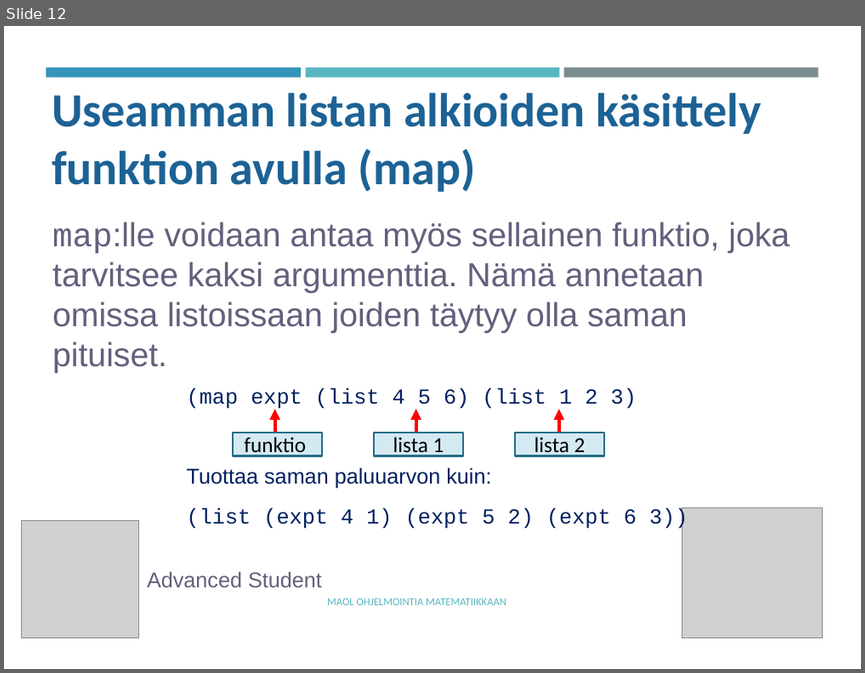
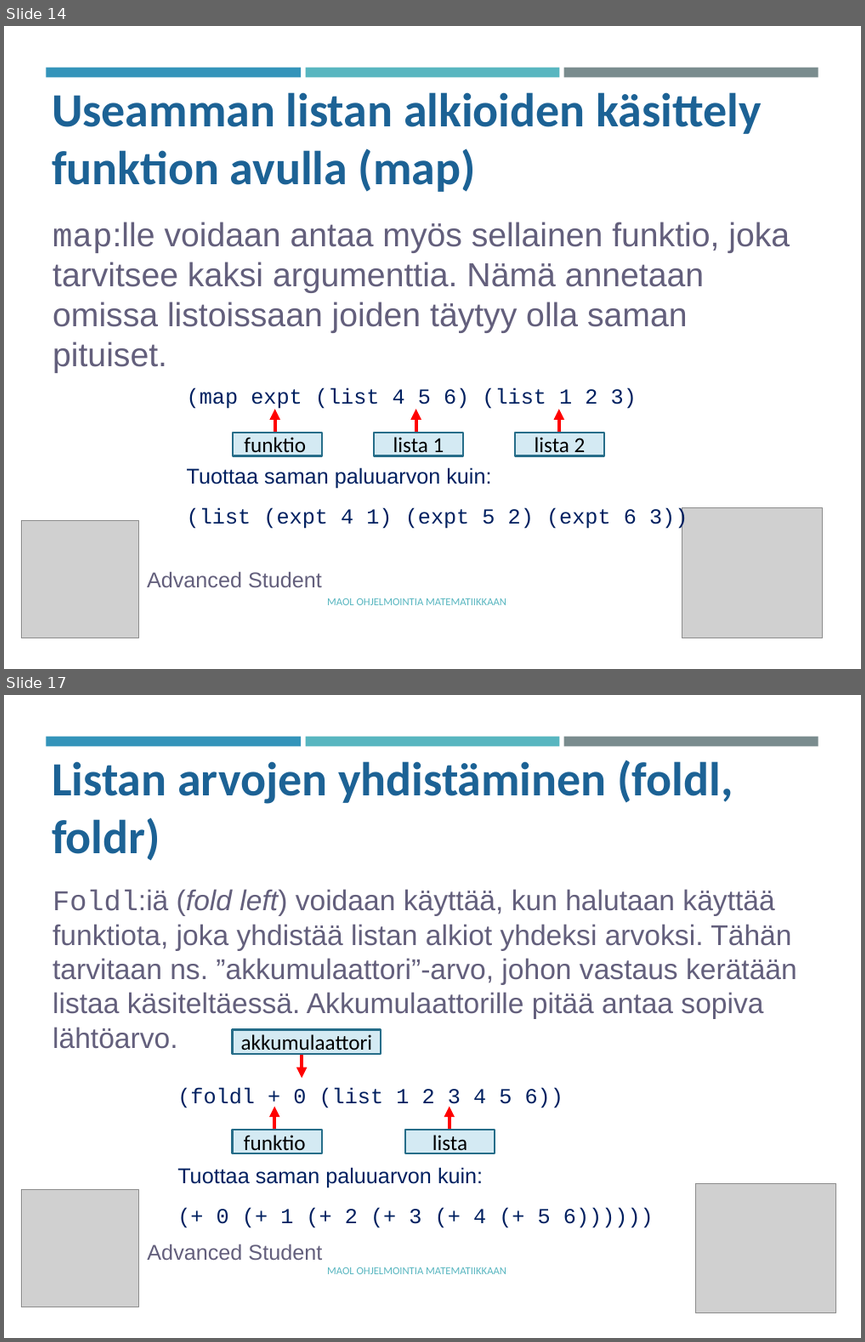
Before and after one commit to tyynetyyne/tyynetyyne.github.io, a slide deck: tehtavat/tiedostot/maol/power_point/Racket-MAOL-9-listat.pptx. Shown one above the other, each under a label of ours: slide 12 before the commit, slides 14 and 17 after it; the slides between them are not shown. The pictures are 865x673 and 865x1342 pixels, drawn with LibreOffice and Linux fonts; fonts in the diff are those of the drawing; grey boxes stand for pictures. Boxes give left, top, right and bottom in pixels: in the first picture for what was removed or moved away, otherwise in the second. Text is boxed around its words. In the diff, an @@ line names an element or a change of style, - is before the commit and + after.

```diff
--- a/tehtavat/tiedostot/maol/power_point/Racket-MAOL-9-listat.pptx
+++ b/tehtavat/tiedostot/maol/power_point/Racket-MAOL-9-listat.pptx
@@ slide 17 added at (4,695,861,1338), background #FFFFFF; not listed: 3 template elements that a slide beside it also shows @@
@@ text added at (52,760,733,861), 40 pt, text #1D6294, bold @@
+Listan arvojen yhdistäminen (foldl, foldr)
@@ text added at (52,889,797,1049), 24 pt, text #635F7C @@
+Foldl:iä (fold left) voidaan käyttää, kun halutaan käyttää funktiota, joka yhdistää listan alkiot yhdeksi arvoksi. Tähän tarvitaan ns. ”akkumulaattori”-arvo, johon vastaus kerätään listaa käsiteltäessä. Akkumulaattorille pitää antaa sopiva lähtöarvo.
@@ rectangle added at (233,1029,381,1054), fill #D4EAF3, outline #266D8A 1.75 pt, 18 pt, text #000000 @@
+akkumulaattori
@@ arrow added from (302, 1054) to (302, 1078), #FF0000 3 pt @@
@@ text added at (177,1087,653,1228), 18 pt, text #002060 @@
+(foldl + 0 (list 1 2 3 4 5 6))
+Tuottaa saman paluuarvon kuin:
+(+ 0 (+ 1 (+ 2 (+ 3 (+ 4 (+ 5 6))))))
@@ arrow added from (275, 1129) to (275, 1106), #FF0000 3 pt @@
@@ arrow added from (449, 1129) to (449, 1106), #FF0000 3 pt @@
@@ rectangle added at (233,1129,322,1153), fill #D4EAF3, outline #266D8A 1.75 pt, 18 pt, text #000000 @@
+funktio
@@ rectangle added at (405,1129,494,1153), fill #D4EAF3, outline #266D8A 1.75 pt, 18 pt, text #000000 @@
+lista
@@ picture added at (21,1190,138,1307) @@
@@ picture added at (695,1184,836,1313) @@
@@ text added at (147,1243,322,1259), 18 pt, text #635F7C @@
+Advanced Student
@@ text added at (327,1267,506,1274), 9 pt, text #58B6C0 @@
+MAOL OHJELMOINTIA MATEMATIIKKAAN
@@ what was slide 12 is now slide 14 @@
```
Also in this commit, not shown: 6 slides changed, 10 other slides added, 2 slides removed, 2 other files.
